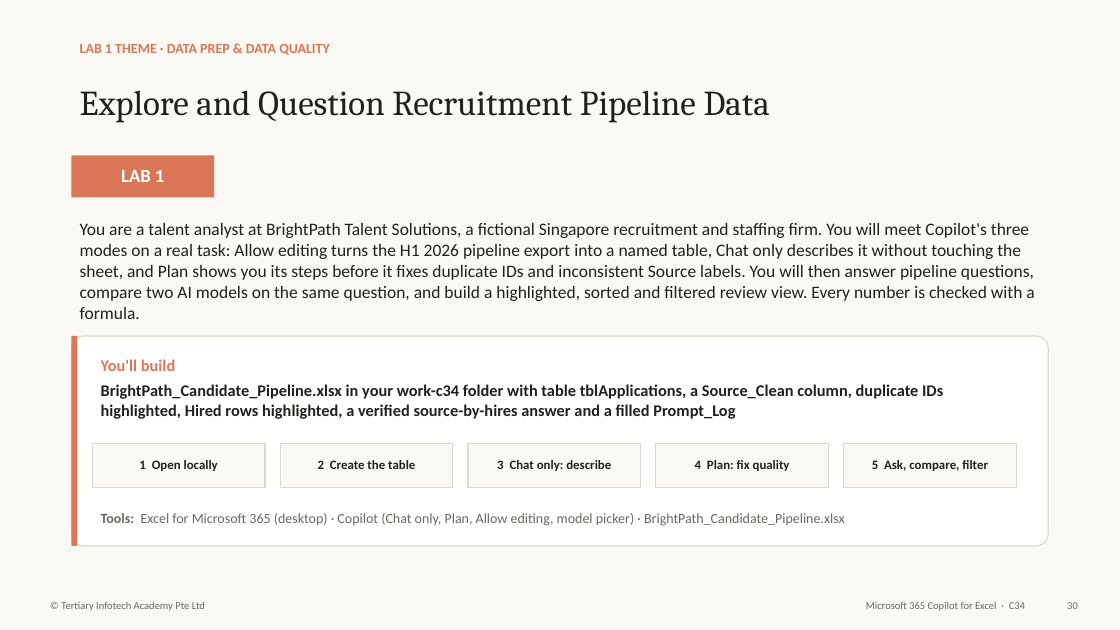
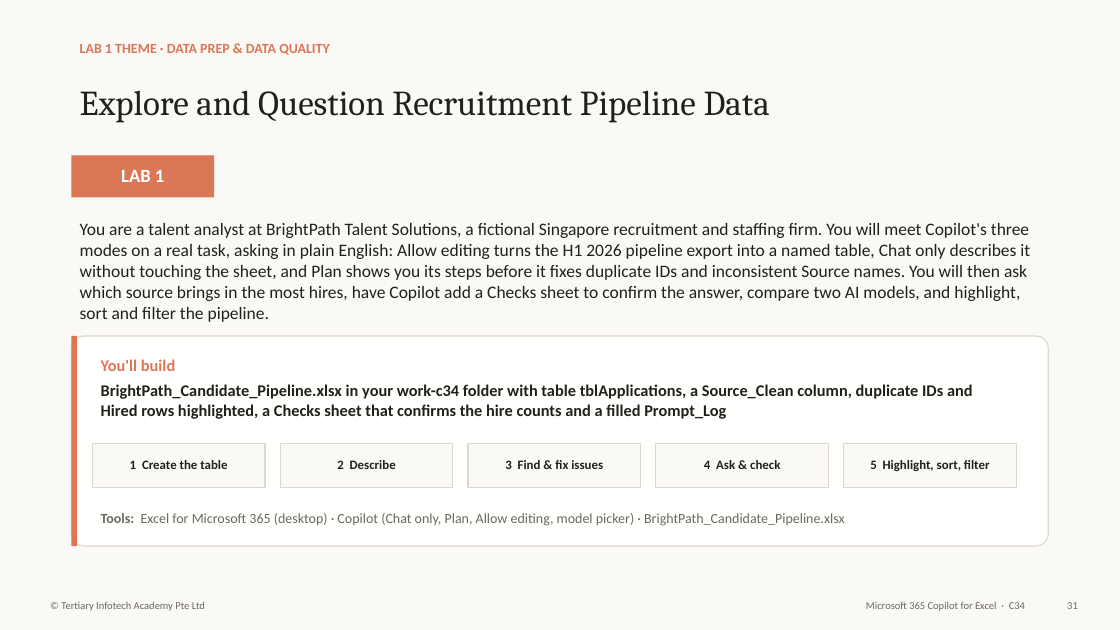
Before and after one commit to tertiarycourses/C34-Microsoft-365-Copilot-for-Excel, a slide deck: slide 32 of courseware/Microsoft 365 Copilot for Excel-v3.1.pptx (slide 31 before the commit). Drawn at 1120x630 pixels with LibreOffice and Linux fonts; fonts in the diff are those of the drawing. Boxes give left, top, right and bottom in pixels: in the first picture for what was removed or moved away, otherwise in the second. Text is boxed around its words. In the diff, an @@ line names an element or a change of style, - is before the commit and + after.

```diff
--- a/courseware/Microsoft 365 Copilot for Excel-v3.1.pptx
+++ b/courseware/Microsoft 365 Copilot for Excel-v3.1.pptx
@@ text at [80, 223, 1030, 322]: text changed @@
-You are a talent analyst at BrightPath Talent Solutions, a fictional Singapore recruitment and staffing firm. You will meet Copilot's three modes on a real task: Allow editing turns the H1 2026 pipeline export into a named table, Chat only describes it without touching the sheet, and Plan shows you its steps before it fixes duplicate IDs and inconsistent Source labels. You will then answer pipeline questions, compare two AI models on the same question, and build a highlighted, sorted and filtered review view. Every number is checked with a formula.
+You are a talent analyst at BrightPath Talent Solutions, a fictional Singapore recruitment and staffing firm. You will meet Copilot's three modes on a real task, asking in plain English: Allow editing turns the H1 2026 pipeline export into a named table, Chat only describes it without touching the sheet, and Plan shows you its steps before it fixes duplicate IDs and inconsistent Source names. You will then ask which source brings in the most hires, have Copilot add a Checks sheet to confirm the answer, compare two AI models, and highlight, sort and filter the pipeline.
@@ text at [101, 384, 973, 419]: text changed @@
-BrightPath_Candidate_Pipeline.xlsx in your work-c34 folder with table tblApplications, a Source_Clean column, duplicate IDs highlighted, Hired rows highlighted, a verified source-by-hires answer and a filled Prompt_Log
+BrightPath_Candidate_Pipeline.xlsx in your work-c34 folder with table tblApplications, a Source_Clean column, duplicate IDs and Hired rows highlighted, a Checks sheet that confirms the hire counts and a filled Prompt_Log
@@ text at [130, 460, 227, 469]: text changed @@
-1 Open locally
+1 Create the table
@@ text at [337, 460, 396, 469]: text changed @@
-2 Create the table
+2 Describe
@@ text at [505, 460, 603, 469]: text changed @@
-3 Chat only: describe
+3 Find & fix issues
@@ text at [704, 460, 780, 469]: text changed @@
-4 Plan: fix quality
+4 Ask & check
@@ text at [870, 460, 990, 471]: text changed @@
-5 Ask, compare, filter
+5 Highlight, sort, filter
@@ text at [1067, 602, 1078, 609]: text changed @@
-30
+31
```
Also in this commit, not shown: 109 other slides changed, 5 slides added, 2 slides removed, 45 other files.
